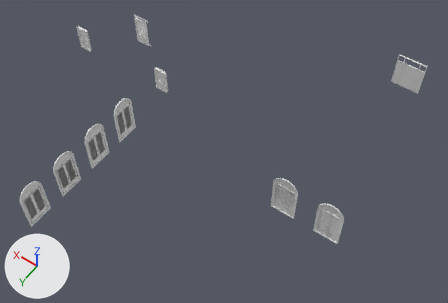
The glTF model na-project-portal/26-Projects/RB05__WestFarm/30__TrueVision__AppContent/DesignPhase01__ConceptDesign__Scheme-01/RB05__Storey__GroundFloor__ProposedDoors__MeshModel__.glb, before and after one commit.
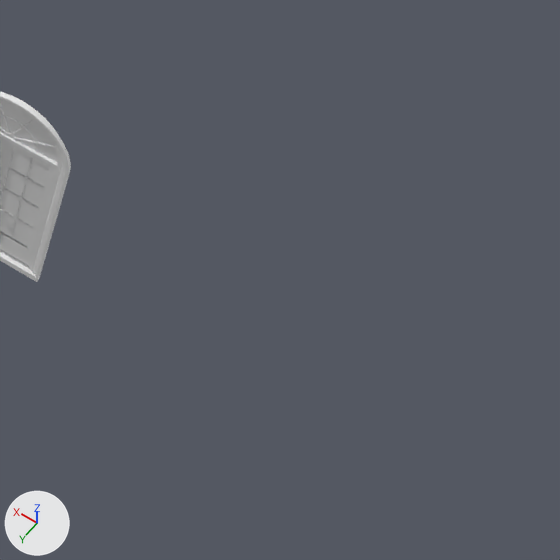
The first picture shows the older version from a camera (50 mm lens) standing at (12.9, 50.7, 35.0) and looking at (28.5, 28.8, 0.7). The close-ups show the older and then the newer version on the part from 73% to 100% of the width and 61% to 100% of the height of that picture. Only the edits that show in the close-ups are written down. Lighting does not change. The marker at lower left points along +X, +Y and +Z. Where no turn or scale is listed for an object, it has been applied to the vertices.

In view in the first close-up: 'AWN008__Window___ID17954641.004', 'Window__Rear__ArchedWindow_ID18772326'.
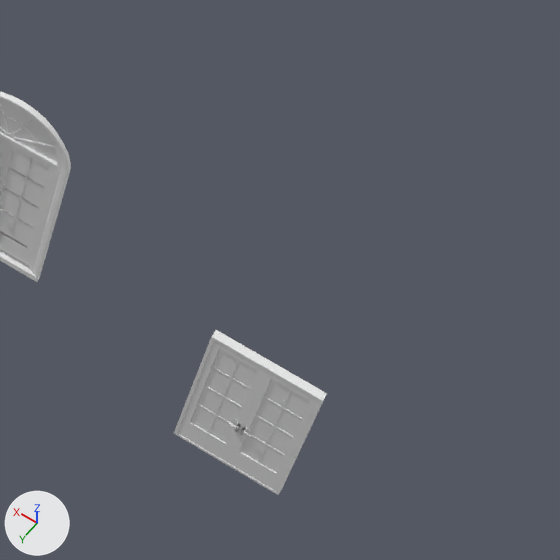
What differs and where, as boxes [x1, y1, x2, y2] in the close-ups (560 x 560 px):
'AWN004__Window___ID18728323', added
    after: [174, 330, 327, 495]
'AWN008__Window___ID17954641.004', moved, turned (not visible afterwards)
    before: [0, 135, 59, 270]
'AWN008__Window___ID17954641.005', moved (not visible before)
    after: [0, 135, 59, 270]

The change, as a diff of the scene's bpy script:
```diff
--- a/na-project-portal/26-Projects/RB05__WestFarm/30__TrueVision__AppContent/DesignPhase01__ConceptDesign__Scheme-01/RB05__Storey__GroundFloor__ProposedDoors__MeshModel__.glb.py
+++ b/na-project-portal/26-Projects/RB05__WestFarm/30__TrueVision__AppContent/DesignPhase01__ConceptDesign__Scheme-01/RB05__Storey__GroundFloor__ProposedDoors__MeshModel__.glb.py
@@ me_sharedmesh_awn004__window___1 @@
+me_sharedmesh_awn004__window___1.from_pydata(...)  # 664 vertices, 1232 faces; spans x 0.0..1.5, y -0.04..0.12, z 0.0..2.6
+me_sharedmesh_awn004__window___1.materials.append(mat_default)  # white #e7e7e7
@@ ob_awn008__window___id17954641_004 @@
 ob_awn008__window___id17954641_004 = bpy.data.objects.new('AWN008__Window___ID17954641.004', me_sharedmesh_awn008__window___1)
-ob_awn008__window___id17954641_004.location = (20.22, 30.2, 0.0)
-ob_awn008__window___id17954641_004.rotation_euler = (0.0, 0.0, 3.142)  # degrees (0, 0, 180)
+ob_awn008__window___id17954641_004.location = (35.5, 40.62, 0.1)
+ob_awn008__window___id17954641_004.rotation_euler = (0.0, 0.0, -1.571)  # degrees (0, 0, -90)
@@ ob_awn008__window___id17954641_005 @@
 ob_awn008__window___id17954641_005 = bpy.data.objects.new('AWN008__Window___ID17954641.005', me_sharedmesh_awn008__window___1)
-ob_awn008__window___id17954641_005.location = (35.5, 40.62, 0.1)
+ob_awn008__window___id17954641_005.location = (20.22, 30.2, 0.0)
 ob_awn008__window___id17954641_005.rotation_euler = (0.0, 0.0, -1.571)  # degrees (0, 0, -90)
@@ ob_awn004__window___id18728323 @@
+ob_awn004__window___id18728323 = bpy.data.objects.new('AWN004__Window___ID18728323', me_sharedmesh_awn004__window___1)
+ob_awn004__window___id18728323.location = (16.02, 31.25, 0.0)
+ob_awn004__window___id18728323.rotation_euler = (0.0, 0.0, 3.142)  # degrees (0, 0, 180)
```
